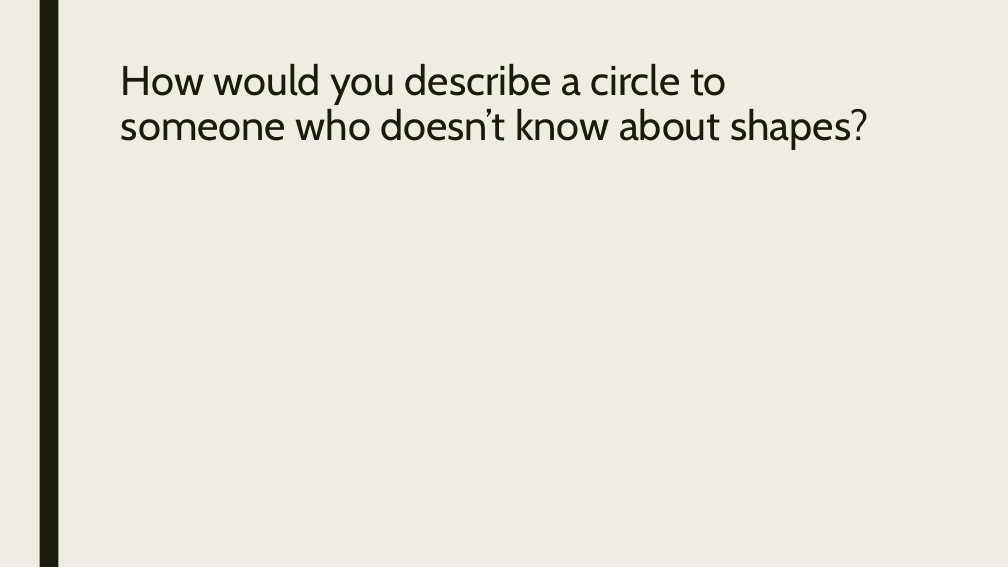
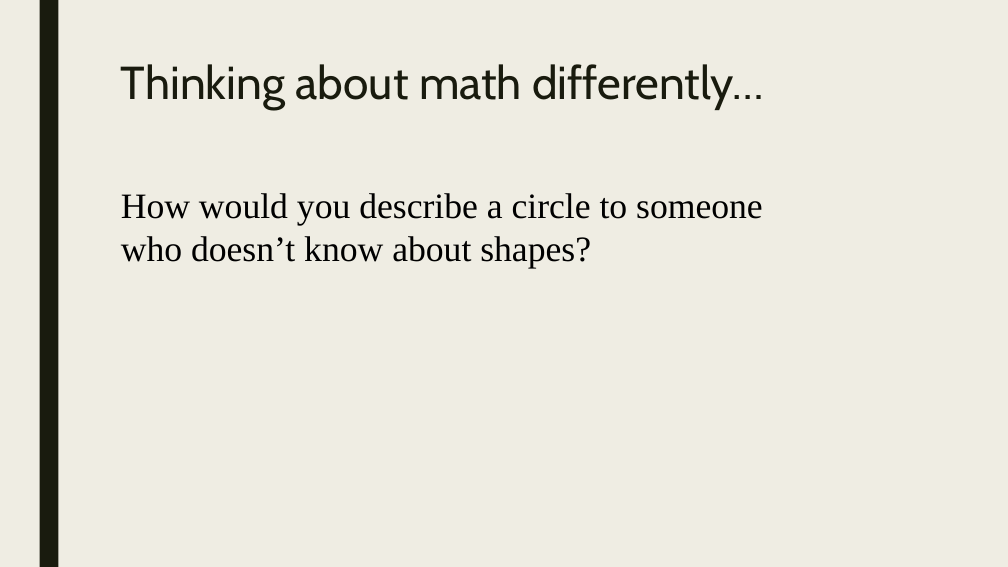
Before and after one commit to codecuddy/OPS-Classes-2018-19, a slide deck: slide 4 of 000_First 5 days of Class_Before Specifics/Day_001.pptx (slide 3 before the commit). Drawn at 1008x567 pixels with LibreOffice and Linux fonts; fonts in the diff are those of the drawing. Boxes give left, top, right and bottom in pixels: in the first picture for what was removed or moved away, otherwise in the second. Text is boxed around its words. In the diff, an @@ line names an element or a change of style, - is before the commit and + after.

```diff
--- a/000_First 5 days of Class_Before Specifics/Day_001.pptx
+++ b/000_First 5 days of Class_Before Specifics/Day_001.pptx
@@ title at [121,64,764,110]: text changed; size 39.6 to 44 pt @@
-How would you describe a circle to someone who doesn’t know about shapes?
+Thinking about math differently…
@@ text added at [121,193,763,269], 34 pt, text #000000 @@
+How would you describe a circle to someone who doesn’t know about shapes?
```
Also in this commit, not shown: 4 other slides changed, 2 slides added, 1 other file.
